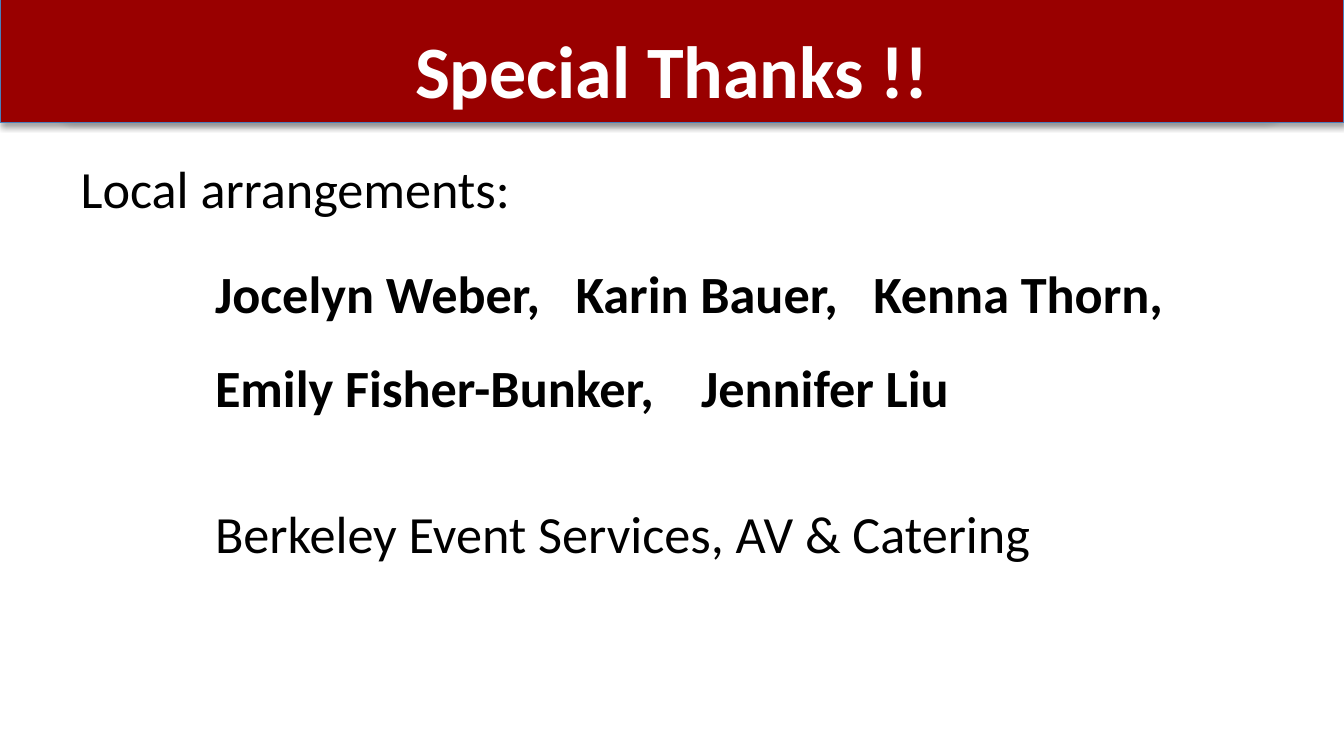
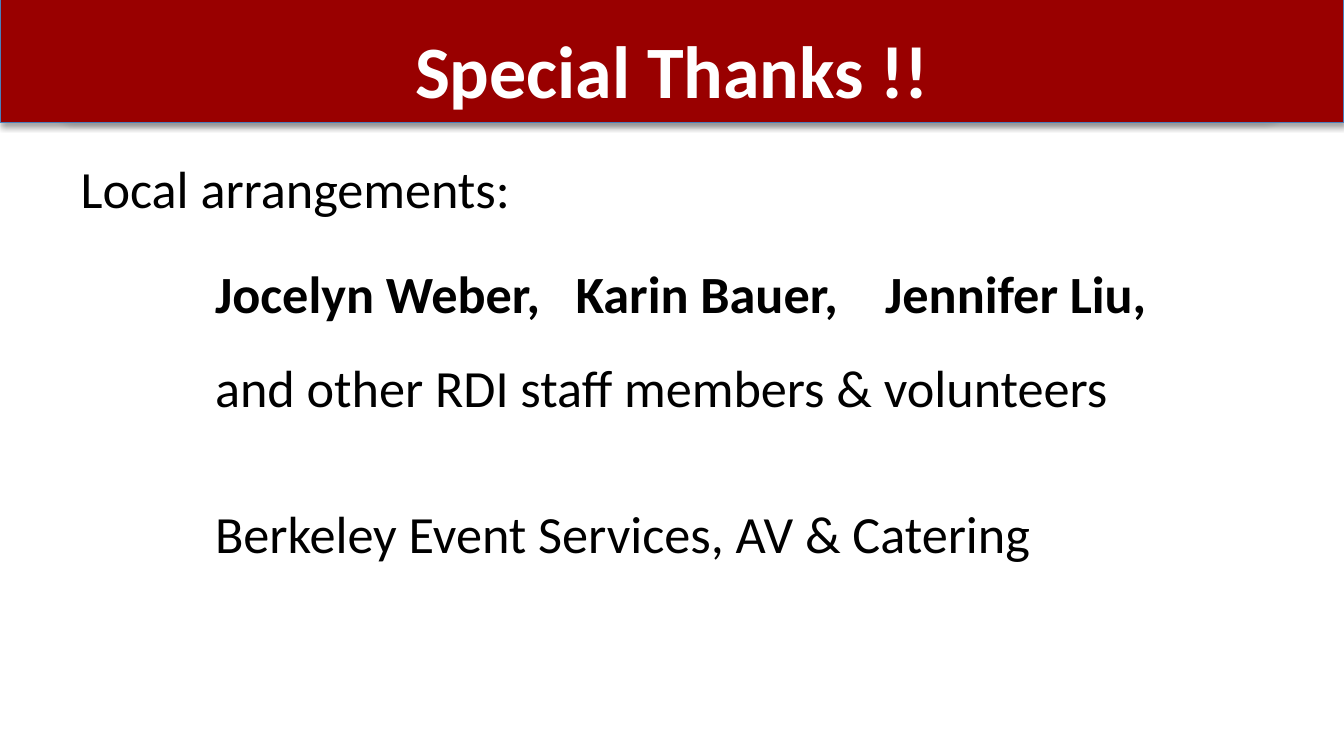
Before and after one commit to dabo/sbc-conference, a slide deck: slide 7 of welcome-2025.pptx. Drawn at 1344x756 pixels with LibreOffice and Linux fonts; fonts in the diff are those of the drawing. Boxes give left, top, right and bottom in pixels: in the first picture for what was removed or moved away, otherwise in the second. Text is boxed around its words. In the diff, an @@ line names an element or a change of style, - is before the commit and + after.

```diff
--- a/welcome-2025.pptx
+++ b/welcome-2025.pptx
@@ text at (215, 276, 1146, 408): text changed @@
-Jocelyn Weber, Karin Bauer, Kenna Thorn,
-Emily Fisher-Bunker, Jennifer Liu
+Jocelyn Weber, Karin Bauer, Jennifer Liu,
+and other RDI staff members & volunteers
```
Also in this commit, not shown: 3 slides added, 1 other file.
